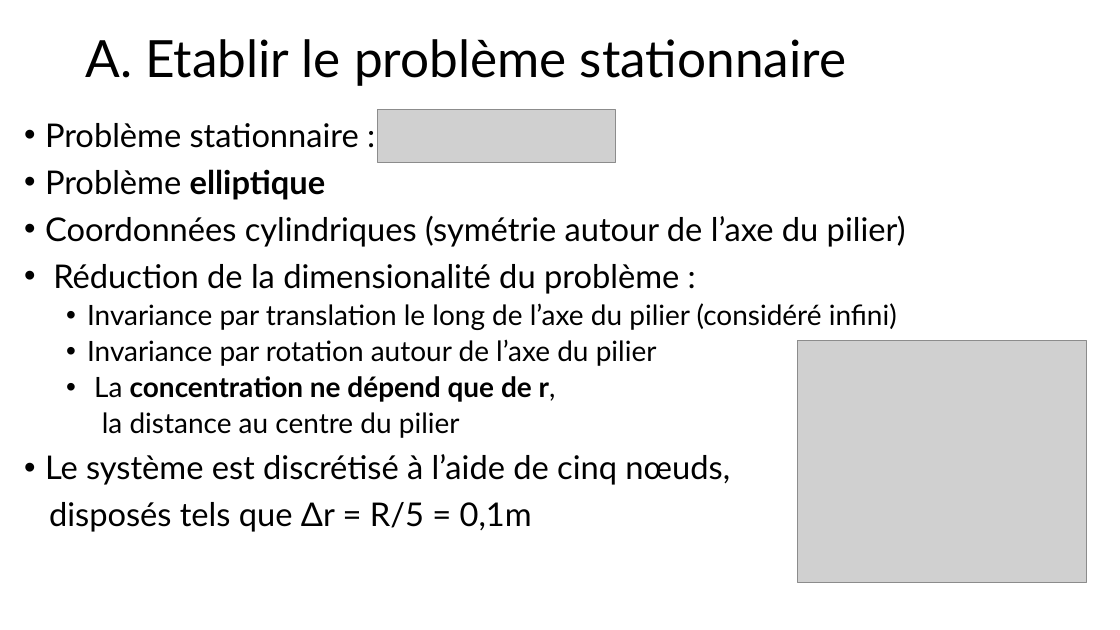
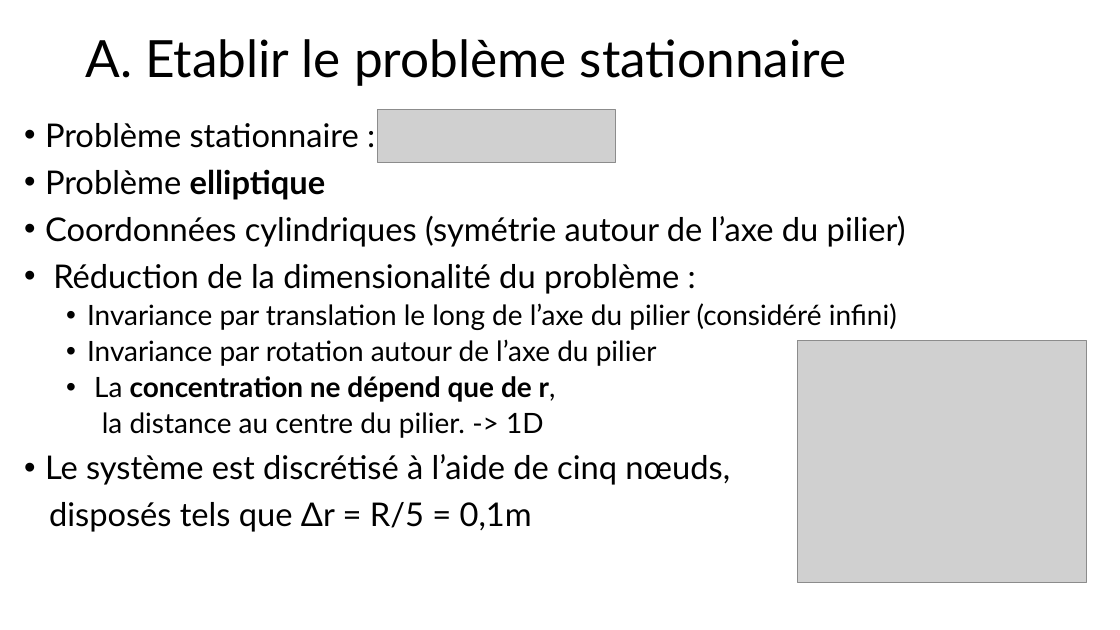
Before and after one commit to antoine-pt/MEC8211, a slide deck: slide 2 of MEC8211-Devoir1.pptx. Drawn at 1120x630 pixels with LibreOffice and Linux fonts; fonts in the diff are those of the drawing; grey boxes stand for pictures. Boxes give left, top, right and bottom in pixels: in the first picture for what was removed or moved away, otherwise in the second. Text is boxed around its words. In the diff, an @@ line names an element or a change of style, - is before the commit and + after.

```diff
--- a/MEC8211-Devoir1.pptx
+++ b/MEC8211-Devoir1.pptx
@@ text at (x1=102, y1=412, x2=544, y2=438): text changed @@
-  la distance au centre du pilier
+  la distance au centre du pilier. -> 1D
```
Also in this commit, not shown: 2 other slides changed, 2 slides added, 1 slide removed.
